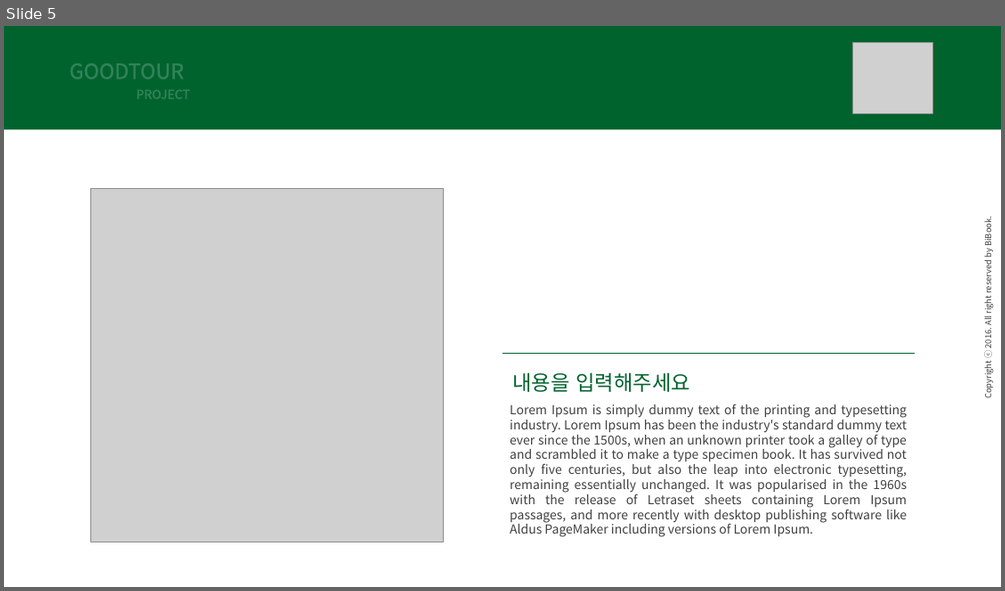
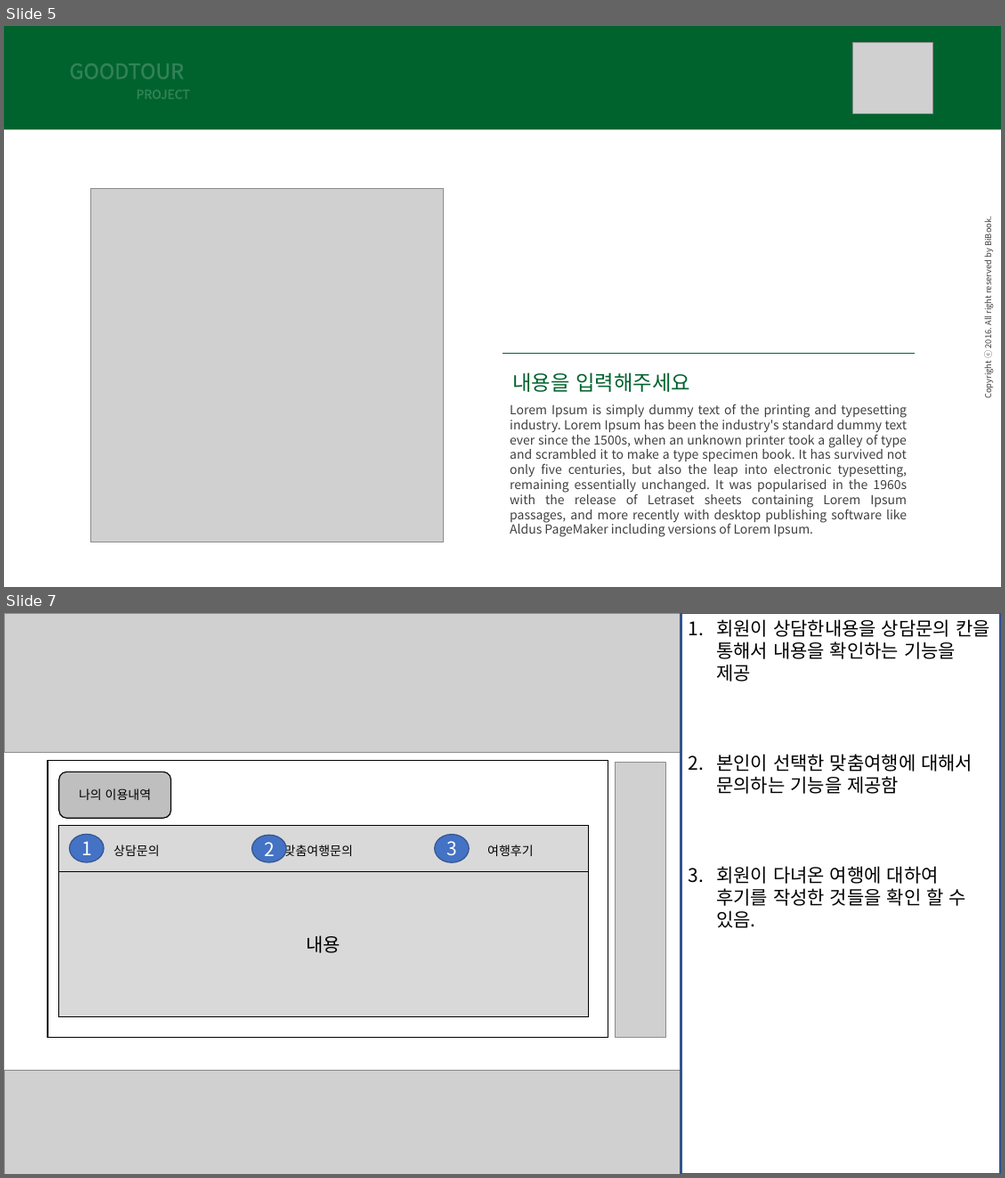
Before and after one commit to khj542423/jspProject, a slide deck: 굿프로젝트-레이아웃.pptx. Shown one above the other, each under a label of ours: slide 5 before the commit, slides 5 and 7 after it; the slides between them are not shown. The pictures are 1005x591 and 1005x1178 pixels, drawn with LibreOffice and Linux fonts; fonts in the diff are those of the drawing; grey boxes stand for pictures. Boxes give left, top, right and bottom in pixels: in the first picture for what was removed or moved away, otherwise in the second. Text is boxed around its words. In the diff, an @@ line names an element or a change of style, - is before the commit and + after.

```diff
--- a/굿프로젝트-레이아웃.pptx
+++ b/굿프로젝트-레이아웃.pptx
@@ slide 7 added at bbox=[4, 613, 1001, 1174], background #FFFFFF @@
@@ picture added at bbox=[5, 613, 680, 753] @@
@@ rectangle added at bbox=[680, 613, 1000, 1174], outline #325491 2.25 pt, 18 pt, text #000000 @@
+1. 회원이 상담한내용을 상담문의 칸을 통해서 내용을 확인하는 기능을 제공
+2. 본인이 선택한 맞춤여행에 대해서 문의하는 기능을 제공함
+3. 회원이 다녀온 여행에 대하여 후기를 작성한 것들을 확인 할 수 있음.
@@ rectangle added at bbox=[4, 731, 680, 1144], fill #FFFFFF, outline #E7E6E6 1 pt @@
@@ picture added at bbox=[615, 763, 666, 1038] @@
@@ ellipse added at bbox=[69, 835, 104, 863], fill #4472C4, outline #325491 1 pt, 18 pt, text #FFFFFF @@
+1
@@ ellipse added at bbox=[252, 835, 287, 863], fill #4472C4, outline #325491 1 pt, 18 pt, text #FFFFFF @@
+2
@@ ellipse added at bbox=[435, 835, 469, 863], fill #4472C4, outline #325491 1 pt, 18 pt, text #FFFFFF @@
+3
@@ group added at bbox=[48, 761, 607, 1037]: 3 rectangles, 1 rounded rectangle @@
+나의 이용내역
+상담문의 맞춤여행문의 여행후기
+내용
@@ picture added at bbox=[4, 1070, 680, 1174] @@
```
Also in this commit, not shown: 4 other slides added, 7 slides removed.
